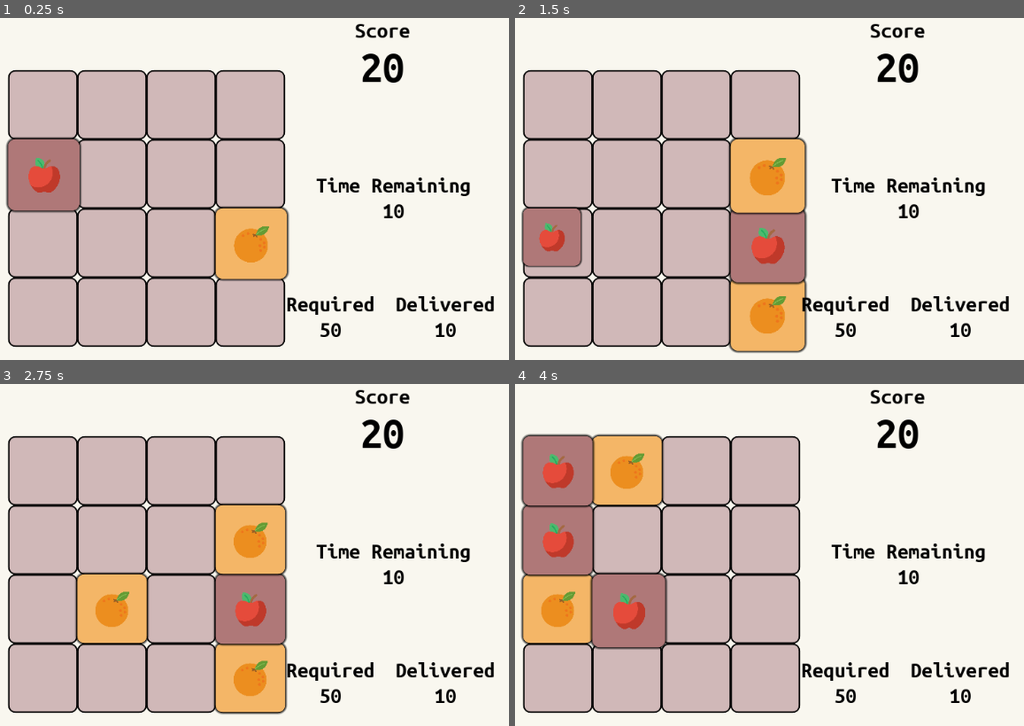
Above: before the commit, frames 1-4 (two rows, left to right).
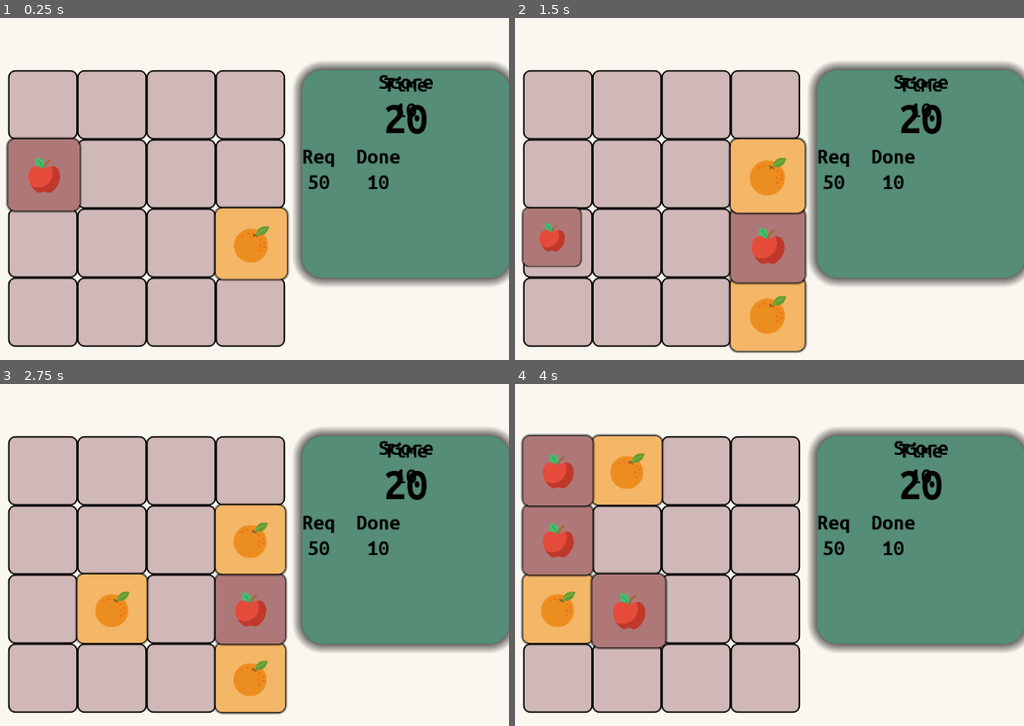
Above: after the commit, the same moments.

Repository: Unmeshme/task4
Game: Godot game, scene res://src/game_manager.tscn
Same seed, same stepped clock (60 frames per second), same inputs: the game is played once before the commit and once after it.
Inputs:
- Up to frame 1 (0.25 s): no input
- Up to frame 2 (1.5 s): hold D (right) 0.53-1.28 s; hold S (down) from 1.28 s (still down)
- Up to frame 3 (2.75 s): release S (down) at 2.03 s; hold D (right) from 2.03 s (still down)
- Up to frame 4 (4 s): release D (right) at 2.78 s; hold W (up) 2.78-3.53 s; hold A (left) from 3.53 s (still down)

The runs differ from the first frame. In frame 1, 29% of the frame differs, in the area x 56-100%, y 1-94%; in frame 2, 29%; in frame 3, 29%; in frame 4, 29%.

Commit message:
adding any files that weren't added previously

Diff:
--- a/src/hud.tscn
+++ b/src/hud.tscn
@@ -1,17 +1,45 @@
-[gd_scene load_steps=5 format=2]
+[gd_scene load_steps=6 format=2]
 
 [ext_resource path="res://src/remaining_time.tscn" type="PackedScene" id=1]
 [ext_resource path="res://src/player_score.tscn" type="PackedScene" id=2]
 [ext_resource path="res://src/level_completion_requirement_ui.tscn" type="PackedScene" id=3]
 [ext_resource path="res://src/hud.gd" type="Script" id=4]
+[ext_resource path="res://src/hud_background.tscn" type="PackedScene" id=5]
 
 [node name="HUD" type="Control"]
 anchor_right = 1.0
 anchor_bottom = 1.0
 script = ExtResource( 4 )
 
-[node name="PlayerScore" parent="." instance=ExtResource( 2 )]
+[node name="hud_background" parent="." instance=ExtResource( 5 )]
+anchor_left = 1.0
+anchor_bottom = 0.0
+margin_left = -300.0
+margin_bottom = 300.0
+rect_min_size = Vector2( 300, 300 )
 
-[node name="RemainingTime" parent="." instance=ExtResource( 1 )]
+[node name="Container" type="VBoxContainer" parent="hud_background"]
+anchor_left = 1.0
+anchor_right = 1.0
+margin_left = -300.0
+margin_bottom = 300.0
+rect_min_size = Vector2( 300, 300 )
 
-[node name="LevelCompletionRequirement" parent="." instance=ExtResource( 3 )]
+[node name="PlayerScore" parent="hud_background/Container" instance=ExtResource( 2 )]
+anchor_right = 0.0
+anchor_bottom = 0.0
+margin_right = 300.0
+
+[node name="RemainingTime" parent="hud_background/Container" instance=ExtResource( 1 )]
+anchor_right = 0.0
+anchor_bottom = 0.0
+margin_top = 4.0
+margin_right = 300.0
+margin_bottom = 4.0
+
+[node name="LevelCompletionRequirement" parent="hud_background/Container" instance=ExtResource( 3 )]
+anchor_right = 0.0
+anchor_bottom = 0.0
+margin_top = 8.0
+margin_right = 300.0
+margin_bottom = 8.0
--- /dev/null
+++ b/src/hud_background.tscn
@@ -0,0 +1,21 @@
+[gd_scene load_steps=2 format=2]
+
+[sub_resource type="StyleBoxFlat" id=1]
+bg_color = Color( 0.337255, 0.556863, 0.466667, 1 )
+corner_radius_top_left = 30
+corner_radius_top_right = 30
+corner_radius_bottom_right = 30
+corner_radius_bottom_left = 30
+shadow_size = 15
+
+[node name="HudBackground" type="Control"]
+anchor_right = 1.0
+anchor_bottom = 1.0
+
+[node name="Panel" type="Panel" parent="."]
+anchor_left = 1.0
+anchor_right = 1.0
+margin_left = -300.0
+margin_bottom = 300.0
+rect_min_size = Vector2( 300, 300 )
+custom_styles/panel = SubResource( 1 )
--- a/src/level_completion_requirement_ui.tscn
+++ b/src/level_completion_requirement_ui.tscn
@@ -26,44 +26,50 @@
 
 [node name="HBoxContainer" type="HBoxContainer" parent="."]
 modulate = Color( 0, 0, 0, 1 )
-margin_left = 702.0
-margin_top = 422.0
-margin_right = 1034.0
-margin_bottom = 492.0
+anchor_left = 1.0
+anchor_right = 1.0
+margin_left = -300.0
+margin_top = 100.0
+margin_bottom = 300.0
+rect_min_size = Vector2( 300, 300 )
 custom_constants/separation = 30
 
 [node name="RequiredContainer" type="VBoxContainer" parent="HBoxContainer"]
-margin_right = 128.0
-margin_bottom = 70.0
+anchor_left = 0.35
+anchor_right = 0.35
+margin_right = 48.0
+margin_bottom = 300.0
 
 [node name="RequiredLabel" type="Label" parent="HBoxContainer/RequiredContainer"]
-margin_right = 128.0
+margin_right = 48.0
 margin_bottom = 33.0
 custom_fonts/font = SubResource( 1 )
-text = "Required"
+text = "Req"
 
 [node name="RequiredAmount" type="Label" parent="HBoxContainer/RequiredContainer"]
 margin_top = 37.0
-margin_right = 128.0
+margin_right = 48.0
 margin_bottom = 70.0
 custom_fonts/font = SubResource( 3 )
 text = "50"
 align = 1
 
 [node name="DeliveryContainer" type="VBoxContainer" parent="HBoxContainer"]
-margin_left = 158.0
-margin_right = 302.0
-margin_bottom = 70.0
+anchor_left = 0.343
+anchor_right = 0.343
+margin_left = 78.0
+margin_right = 142.0
+margin_bottom = 300.0
 
 [node name="DeliveredLabel" type="Label" parent="HBoxContainer/DeliveryContainer"]
-margin_right = 144.0
+margin_right = 64.0
 margin_bottom = 33.0
 custom_fonts/font = SubResource( 2 )
-text = "Delivered"
+text = "Done"
 
 [node name="DeliveryCompleted" type="Label" parent="HBoxContainer/DeliveryContainer"]
 margin_top = 37.0
-margin_right = 144.0
+margin_right = 64.0
 margin_bottom = 70.0
 custom_fonts/font = SubResource( 4 )
 text = "10"
--- a/src/level_manager.tscn
+++ b/src/level_manager.tscn
@@ -18,3 +18,9 @@
 [node name="BoardState" parent="." instance=ExtResource( 3 )]
 
 [node name="HUD" parent="." instance=ExtResource( 6 )]
+anchor_left = 1.0
+anchor_bottom = 0.0
+margin_left = 1025.0
+margin_top = 100.0
+margin_right = 1025.0
+margin_bottom = 100.0
--- a/src/player_score.tscn
+++ b/src/player_score.tscn
@@ -18,13 +18,13 @@
 
 [node name="VBoxContainer" type="VBoxContainer" parent="."]
 modulate = Color( 0, 0, 0, 1 )
-margin_left = 761.0
-margin_top = 26.0
-margin_right = 921.0
-margin_bottom = 160.0
+anchor_left = 1.0
+anchor_right = 1.0
+margin_left = -300.0
+margin_bottom = 300.0
 
 [node name="Label" type="Label" parent="VBoxContainer"]
-margin_right = 160.0
+margin_right = 300.0
 margin_bottom = 33.0
 custom_fonts/font = SubResource( 2 )
 text = "Score"
@@ -32,7 +32,7 @@
 
 [node name="ScoreAmount" type="Label" parent="VBoxContainer"]
 margin_top = 37.0
-margin_right = 160.0
+margin_right = 300.0
 margin_bottom = 102.0
 custom_fonts/font = SubResource( 1 )
 text = "20"
--- a/src/remaining_time.tscn
+++ b/src/remaining_time.tscn
@@ -20,21 +20,22 @@
 
 [node name="VBoxContainer" type="VBoxContainer" parent="."]
 modulate = Color( 0, 0, 0, 1 )
-margin_left = 714.0
-margin_top = 250.0
-margin_right = 1000.0
-margin_bottom = 321.0
+anchor_left = 1.0
+anchor_right = 1.0
+margin_left = -300.0
+margin_bottom = 300.0
+rect_min_size = Vector2( 300, 300 )
 
 [node name="TimeLabel" type="Label" parent="VBoxContainer"]
-margin_right = 286.0
+margin_right = 300.0
 margin_bottom = 33.0
 custom_fonts/font = SubResource( 1 )
-text = "Time Remaining"
+text = "Time"
 align = 1
 
 [node name="TimeAmount" type="Label" parent="VBoxContainer"]
 margin_top = 37.0
-margin_right = 286.0
+margin_right = 300.0
 margin_bottom = 70.0
 custom_fonts/font = SubResource( 2 )
 text = "10"
